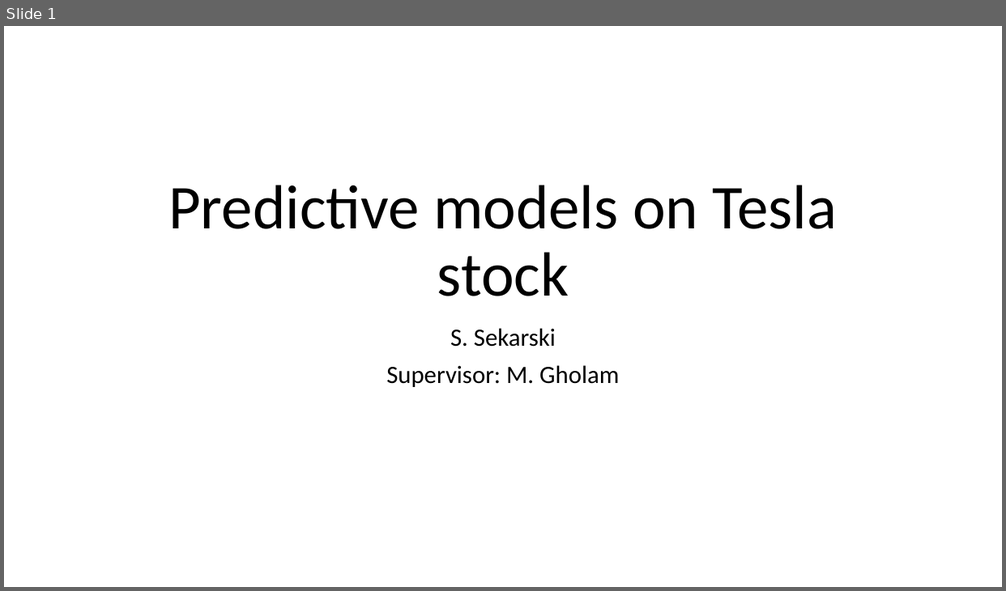
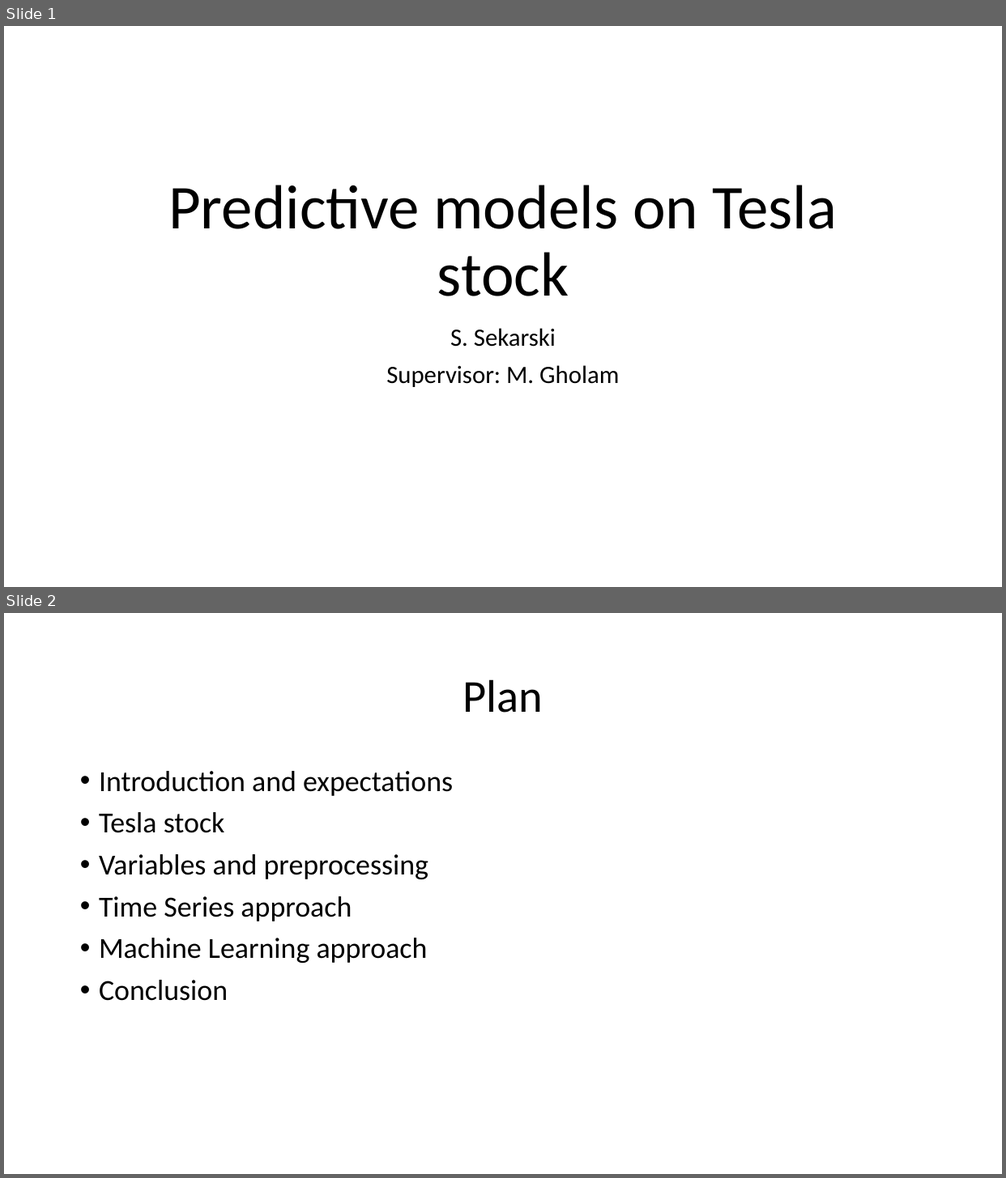
Before and after one commit to Sekarski/MasterThesis, a slide deck: presentation/PDM_presentation_v0.0.1.pptx. Shown one above the other, each under a label of ours: slide 1 before the commit, slides 1 and 2 after it. The pictures are 1006x591 and 1006x1178 pixels, drawn with LibreOffice and Linux fonts; fonts in the diff are those of the drawing; background and template pictures are left out. Boxes give left, top, right and bottom in pixels: in the first picture for what was removed or moved away, otherwise in the second. Text is boxed around its words. In the diff, an @@ line names an element or a change of style, - is before the commit and + after.

Commit message:
draft of presentation finished

```diff
--- a/presentation/PDM_presentation_v0.0.1.pptx
+++ b/presentation/PDM_presentation_v0.0.1.pptx
@@ slide 2 added at box(4, 613, 1002, 1174), background #FFFFFF @@
@@ title added at box(463, 679, 543, 713), 44 pt, text #000000 @@
+Plan
@@ text added at box(99, 771, 453, 1001), 28 pt, text #000000 @@
+• Introduction and expectations
+• Tesla stock
+• Variables and preprocessing
+• Time Series approach
+• Machine Learning approach
+• Conclusion
```
Also in this commit, not shown: 31 other slides added, 33 other files.
